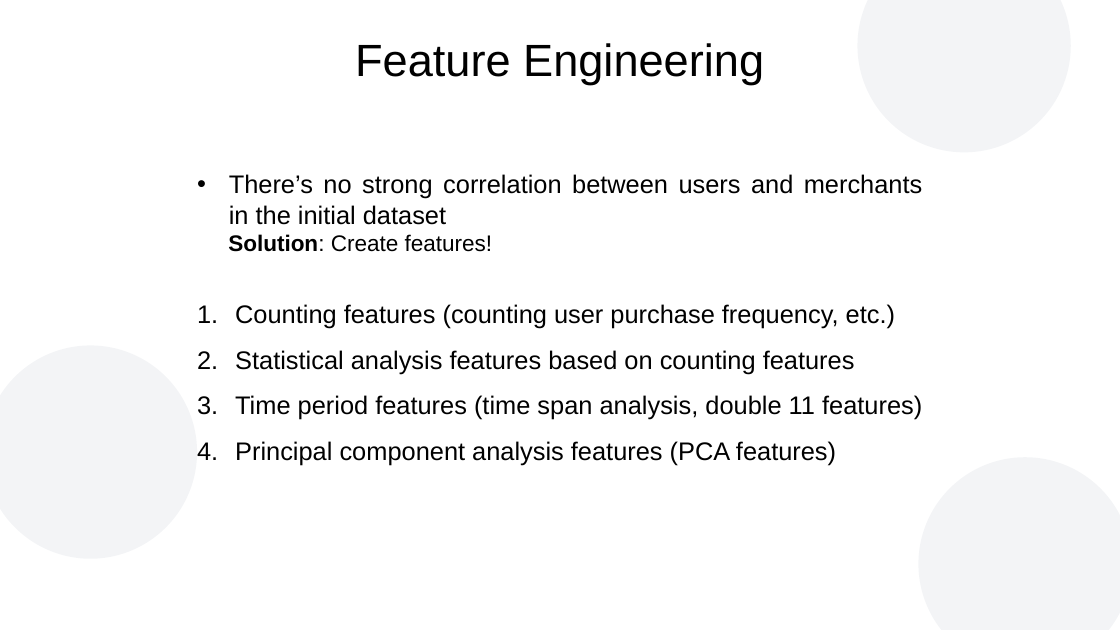
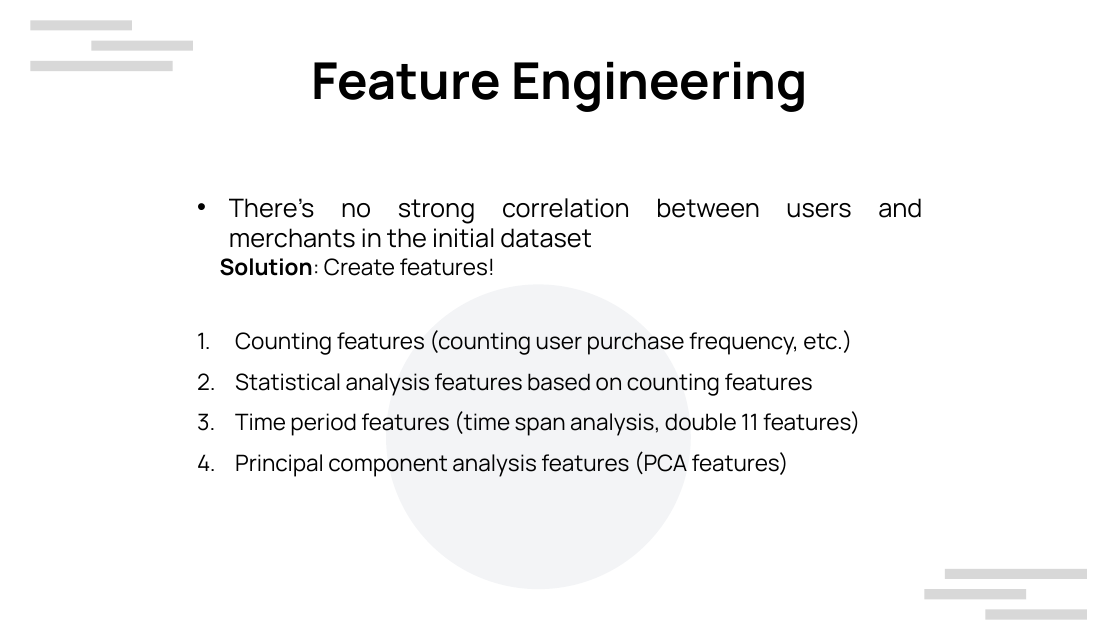
Before and after one commit to atfortes/Repeat-Buyers-Prediction, a slide deck: slide 10 of final_presentation.pptx. Drawn at 1120x630 pixels with LibreOffice and Linux fonts; fonts in the diff are those of the drawing; background and template pictures are left out. Boxes give left, top, right and bottom in pixels: in the first picture for what was removed or moved away, otherwise in the second. Text is boxed around its words. In the diff, an @@ line names an element or a change of style, - is before the commit and + after.

```diff
--- a/final_presentation.pptx
+++ b/final_presentation.pptx
@@ rectangle added at (30, 20, 132, 30), fill #CCCCCC at 75% opacity @@
@@ rectangle added at (91, 41, 193, 51), fill #CCCCCC at 75% opacity @@
@@ text "Feature Engineering": place and size @@
-text "Feature Engineering" at (355, 43, 764, 84)
+text "Feature Engineering" at (312, 61, 808, 112)
@@ text "Feature Engineering" at (312, 61, 808, 112): size 32 to 36 pt, font Arial to Manrope, bold on @@
@@ rectangle added at (30, 61, 173, 71), fill #CCCCCC at 75% opacity @@
@@ text "There’s no strong correlation between ...": place and size @@
-text "There’s no strong correlation between ..." at (228, 174, 923, 252)
+text "There’s no strong correlation between ..." at (220, 198, 630, 276)
@@ text "There’s no strong correlation between ..." at (220, 198, 630, 276): font Arial to Manrope @@
@@ ellipse added at (386, 285, 691, 589), fill #8D99AE at 10% opacity @@
@@ text "Counting features (counting user purchase ...": place and size @@
-text "Counting features (counting user purchase ..." at (235, 304, 922, 466)
+text "Counting features (counting user purchase ..." at (235, 330, 860, 477)
@@ text "Counting features (counting user purchase ..." at (235, 330, 860, 477): size 18 to 16 pt, font Arial to Manrope @@
@@ ellipse removed at (0, 346, 197, 559) @@
@@ ellipse removed at (919, 457, 1120, 630) @@
@@ rectangle added at (945, 569, 1087, 579), fill #CCCCCC at 75% opacity @@
@@ rectangle added at (925, 589, 1026, 600), fill #CCCCCC at 75% opacity @@
@@ rectangle added at (986, 610, 1087, 620), fill #CCCCCC at 75% opacity @@
```
Also in this commit, not shown: 24 other slides changed, 1 slide added.
